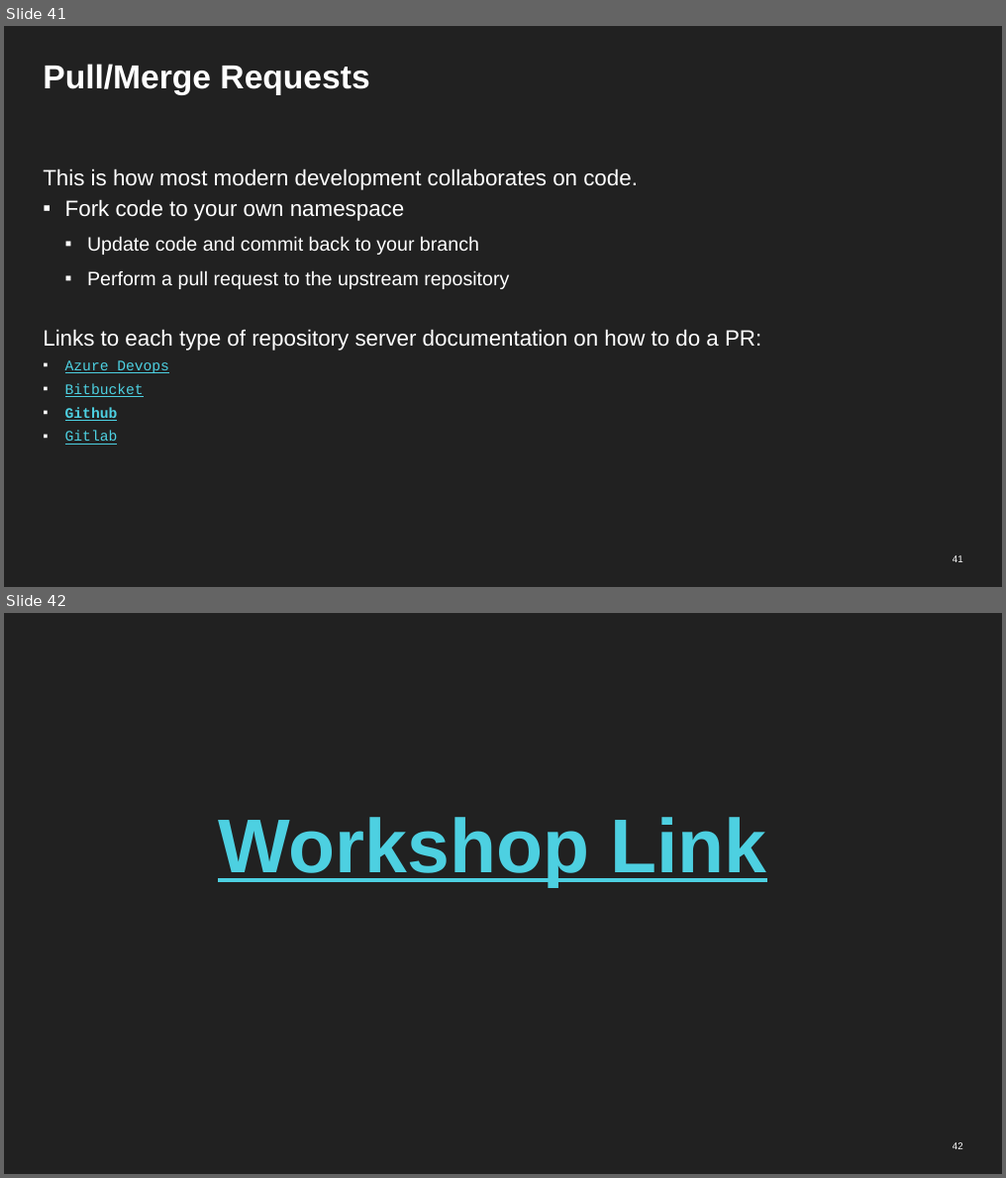
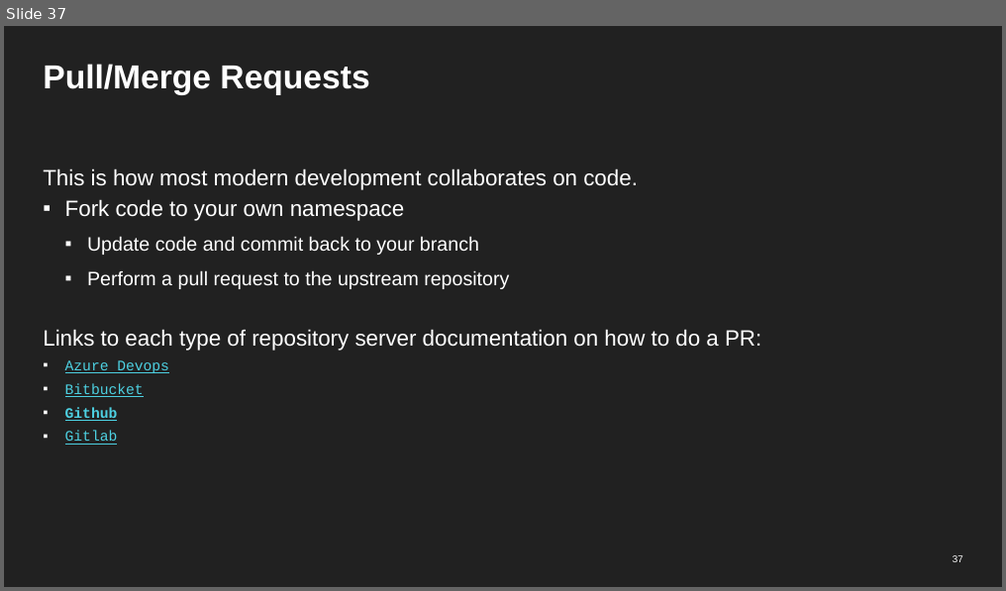
Before and after one commit to redhat-adsa/GitWorkshop, a slide deck: into_to_Git_slides.odp. Shown one above the other, each under a label of ours: slides 41 and 42 before the commit, slide 37 after it. The pictures are 1006x1178 and 1006x591 pixels, drawn with LibreOffice and Linux fonts; fonts in the diff are those of the drawing. Boxes give left, top, right and bottom in pixels: in the first picture for what was removed or moved away, otherwise in the second. Text is boxed around its words. In the diff, an @@ line names an element or a change of style, - is before the commit and + after.

```diff
--- a/into_to_Git_slides.odp
+++ b/into_to_Git_slides.odp
@@ slide 42 removed at (x1=4, y1=613, x2=1002, y2=1174), background #212121 @@
@@ title removed at (x1=218, y1=817, x2=766, y2=887) @@
-Workshop Link
@@ page number removed at (x1=952, y1=1143, x2=963, y2=1150) @@
-42
@@ what was slide 41 is now slide 37 @@
@@ page number at (x1=952, y1=556, x2=963, y2=563): text changed @@
-41
+37
```
Also in this commit, not shown: 2 slides added, 1 other file.
